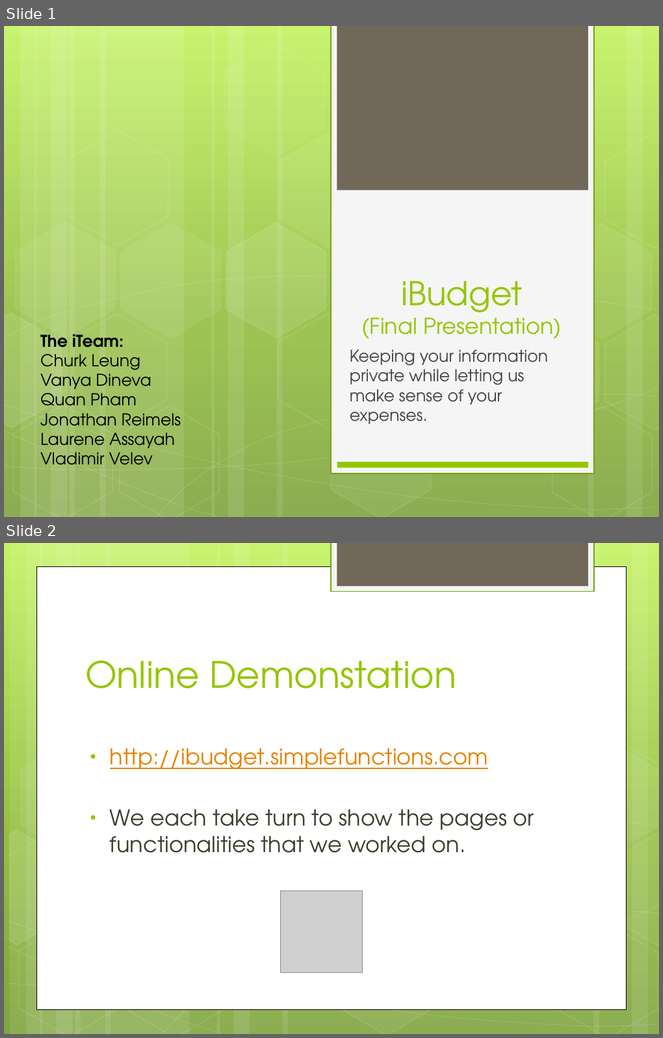
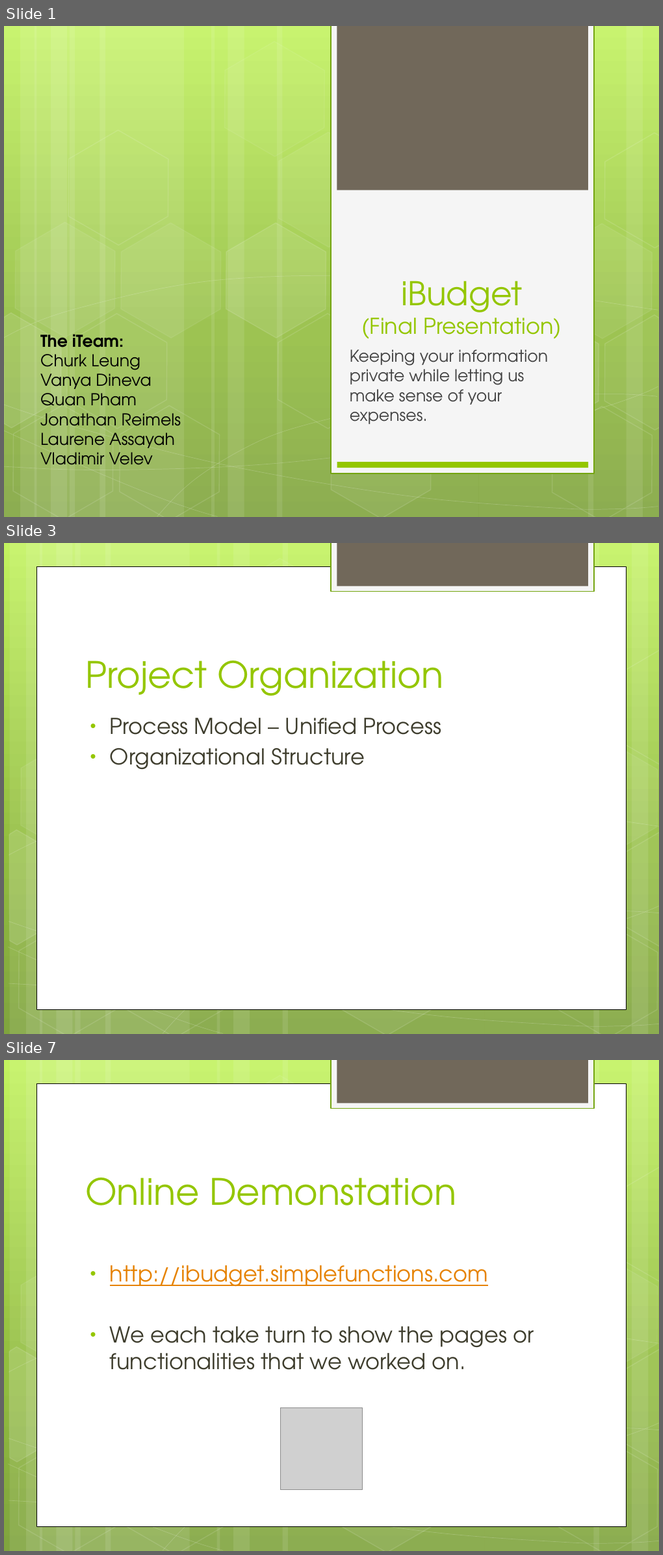
Before and after one commit to hiyenwong/cs679-b1-class-project, a slide deck: deliverables/final/Final Presentation.pptx. Shown one above the other, each under a label of ours: slides 1 and 2 before the commit, slides 1, 3 and 7 after it; the slides between them are not shown. The pictures are 663x1038 and 663x1555 pixels, drawn with LibreOffice and Linux fonts; fonts in the diff are those of the drawing; grey boxes stand for pictures. Boxes give left, top, right and bottom in pixels: in the first picture for what was removed or moved away, otherwise in the second. Text is boxed around its words. In the diff, an @@ line names an element or a change of style, - is before the commit and + after.

```diff
--- a/deliverables/final/Final Presentation.pptx
+++ b/deliverables/final/Final Presentation.pptx
@@ slide 3 added at (4, 543, 659, 1034), background gradient #C3F35F to #93BF3F to #81A53E; not listed: 31 template elements that a slide beside it also shows @@
@@ title added at (85, 661, 443, 696), 40 pt, text #94C600 @@
+Project Organization
@@ text added at (110, 718, 442, 770), 24 pt, text #3E3D2D @@
+• Process Model – Unified Process
+• Organizational Structure
@@ what was slide 2 is now slide 7 @@
```
Also in this commit, not shown: 4 other slides added.
